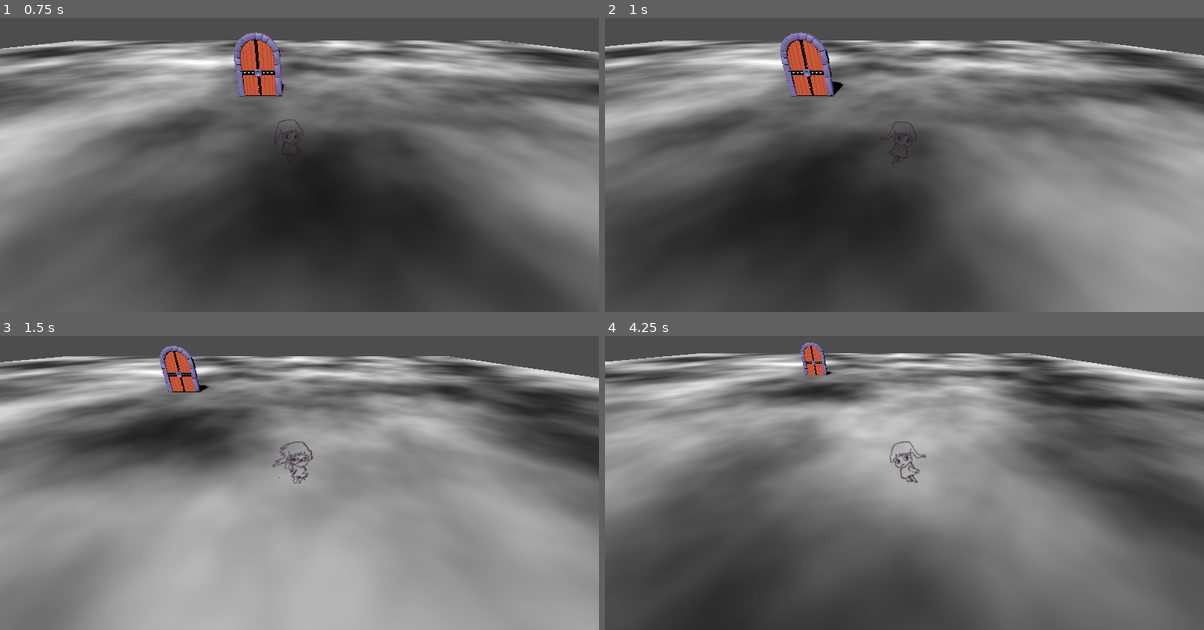
Above: before the commit, frames 1-4 (two rows, left to right).
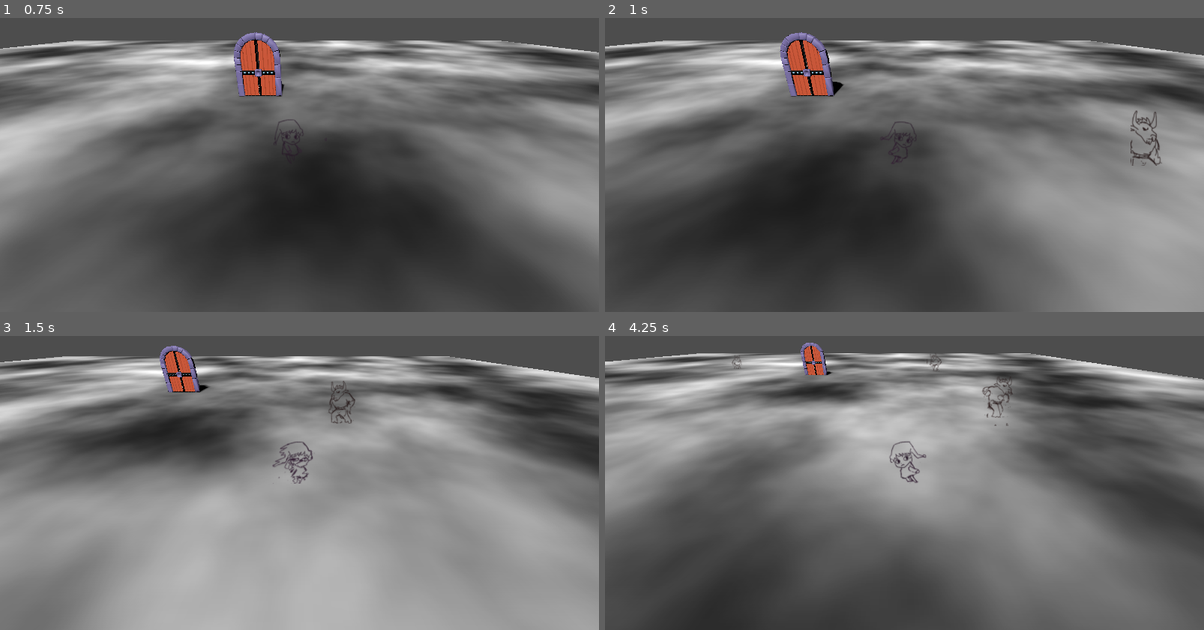
Above: after the commit, the same moments.

Repository: dali-333/bubblegame
Game: Godot game, scene res://player/world.tscn
Same seed, same stepped clock (60 frames per second), same inputs: the game is played once before the commit and once after it. The engine's default icon, where the game draws it, is replaced by a stand-in: a white triangle on a blue panel in a dark square.
Inputs (mouse positions are in pixels of both pictures, inside the frame that each line leads up to):
- Up to frame 1 (0.75 s): move the mouse to (431, 126) at 0.52 s; press the mouse at (431, 126) at 0.53 s; hold Right (move_right) from 0.53 s (still down)
- Up to frame 2 (1 s): keep holding Right (move_right)
- Up to frame 3 (1.5 s): move the mouse to (179, 477) at 1.27 s; release Right (move_right) at 1.28 s; release the mouse at (179, 477) at 1.28 s; hold Down (move_back) from 1.28 s (still down); tap Space (dash) at 1.35 s
- Up to frame 4 (4.25 s): move the mouse to (964, 388) at 2.02 s; release Down (move_back) at 2.03 s; press the mouse at (964, 388) at 2.03 s; hold Right (move_right) 2.03-2.78 s; move the mouse to (874, 530) at 2.77 s; release the mouse at (874, 530) at 2.78 s; hold Up (move_forward) 2.78-3.53 s; tap Space (dash) at 2.85 s; move the mouse to (1084, 512) at 3.52 s; press the mouse at (1084, 512) at 3.53 s; hold Left (move_left) from 3.53 s (still down)

Frame 1 is identical in both runs. In frame 2, 0.3% of the frame differs, in the area x 87-93%, y 31-51%; in frame 3, 0.2%; in frame 4, 0.3%.

Commit message:
enemy spawn

Diff:
--- /dev/null
+++ b/components/exp_component.gd
@@ -0,0 +1,16 @@
+class_name ExperienceComponent
+extends Node
+
+@export var max_level : int = 10
+@export var experience_to_level : float = 100;
+@export var current_level : int = 1;
+@export var current_experience : int = 0;
+
+# Called when the node enters the scene tree for the first time.
+func _ready() -> void:
+	pass # Replace with function body.
+
+
+# Called every frame. 'delta' is the elapsed time since the previous frame.
+func _process(delta: float) -> void:
+	pass
--- a/player/world.tscn
+++ b/player/world.tscn
@@ -1,8 +1,10 @@
-[gd_scene load_steps=10 format=3 uid="uid://dnyyx28ndoydn"]
+[gd_scene load_steps=12 format=3 uid="uid://dnyyx28ndoydn"]
 
 [ext_resource type="PackedScene" uid="uid://c5foatdyk3vje" path="res://player/player.tscn" id="1_ruksl"]
-[ext_resource type="PackedScene" uid="uid://dmgl4ih5iwbrt" path="res://enemies/fear_enemy_backup.tscn" id="2_gq7eh"]
+[ext_resource type="PackedScene" uid="uid://wx3o7v8ag7dl" path="res://enemies/fear_enemy.tscn" id="2_gq7eh"]
 [ext_resource type="PackedScene" uid="uid://pmmbkobgk3ba" path="res://assets/models/last_level_door.glb" id="2_hyxf3"]
+[ext_resource type="Script" path="res://scripts/enemy spawn/spawns.gd" id="3_q2ejt"]
+[ext_resource type="Script" path="res://scripts/enemy spawn/spawn.gd" id="4_vmv6o"]
 
 [sub_resource type="NavigationMesh" id="NavigationMesh_0ooqo"]
 vertices = PackedVector3Array(-1.75, 0.5, -9, -0.25, 0.5, -9, -0.5, 0.5, -49.25, -2.25, 0.5, -8, -49.25, 0.5, -49.25, - …(210 unchanged characters)…
@@ -28,12 +30,6 @@
 [node name="World" type="Node3D"]
 
 [node name="Player" parent="." instance=ExtResource("1_ruksl")]
-
-[node name="EnemyBodyBackup" parent="." instance=ExtResource("2_gq7eh")]
-transform = Transform3D(1, 0, 0, 0, 1, 0, 0, 0, 1, 0, 0.642658, -20.6495)
-
-[node name="EnemyBodyBackup2" parent="." instance=ExtResource("2_gq7eh")]
-transform = Transform3D(1, 0, 0, 0, 1, 0, 0, 0, 1, 25.1798, 0.642658, 0)
 
 [node name="DirectionalLight3D" type="DirectionalLight3D" parent="."]
 transform = Transform3D(1, 0, 0, 0, 0.716253, 0.697841, 0, -0.697841, 0.716253, 0, 4.95947, 10)
@@ -63,4 +59,26 @@
 collision_layer = 4
 collision_mask = 0
 
+[node name="Spawns" type="Node3D" parent="." node_paths=PackedStringArray("spawn_timer")]
+script = ExtResource("3_q2ejt")
+spawn_timer = NodePath("../SpawnTimer")
+
+[node name="Spawn" type="Node3D" parent="Spawns"]
+transform = Transform3D(1, 0, 0, 0, 1, 0, 0, 0, 1, 16, 0, 0)
+script = ExtResource("4_vmv6o")
+instances = Array[PackedScene]([ExtResource("2_gq7eh")])
+
+[node name="Spawn2" type="Node3D" parent="Spawns"]
+transform = Transform3D(1, 0, 0, 0, 1, 0, 0, 0, 1, 16, 0, -16)
+script = ExtResource("4_vmv6o")
+instances = Array[PackedScene]([ExtResource("2_gq7eh")])
+
+[node name="Spawn3" type="Node3D" parent="Spawns"]
+transform = Transform3D(1, 0, 0, 0, 1, 0, 0, 0, 1, -16, 0, -16)
+script = ExtResource("4_vmv6o")
+instances = Array[PackedScene]([ExtResource("2_gq7eh")])
+
+[node name="SpawnTimer" type="Timer" parent="."]
+autostart = true
+
 [editable path="NavigationRegion3D/Door"]
--- /dev/null
+++ b/scripts/enemy spawn/spawn.gd
@@ -0,0 +1,4 @@
+class_name Spawn
+extends Node3D
+
+@export var instances : Array[PackedScene]
--- /dev/null
+++ b/scripts/enemy spawn/spawns.gd
@@ -0,0 +1,19 @@
+class_name Spawns
+extends Node3D
+
+@export var spawn_timer : Timer
+
+func _ready() -> void:
+	spawn_timer.timeout.connect(
+		func():
+			var random_spawner = get_random_child(self)
+			var spawn_point = random_spawner.global_position
+			var instance = random_spawner.instances[randi_range(0, random_spawner.instances.size() - 1)]
+			var new_child = instance.instantiate()
+			new_child.position = spawn_point
+			get_parent().add_child(new_child)
+	)
+
+func get_random_child(parent_node):
+	var random_id = randi() % parent_node.get_child_count()
+	return parent_node.get_child(random_id)
